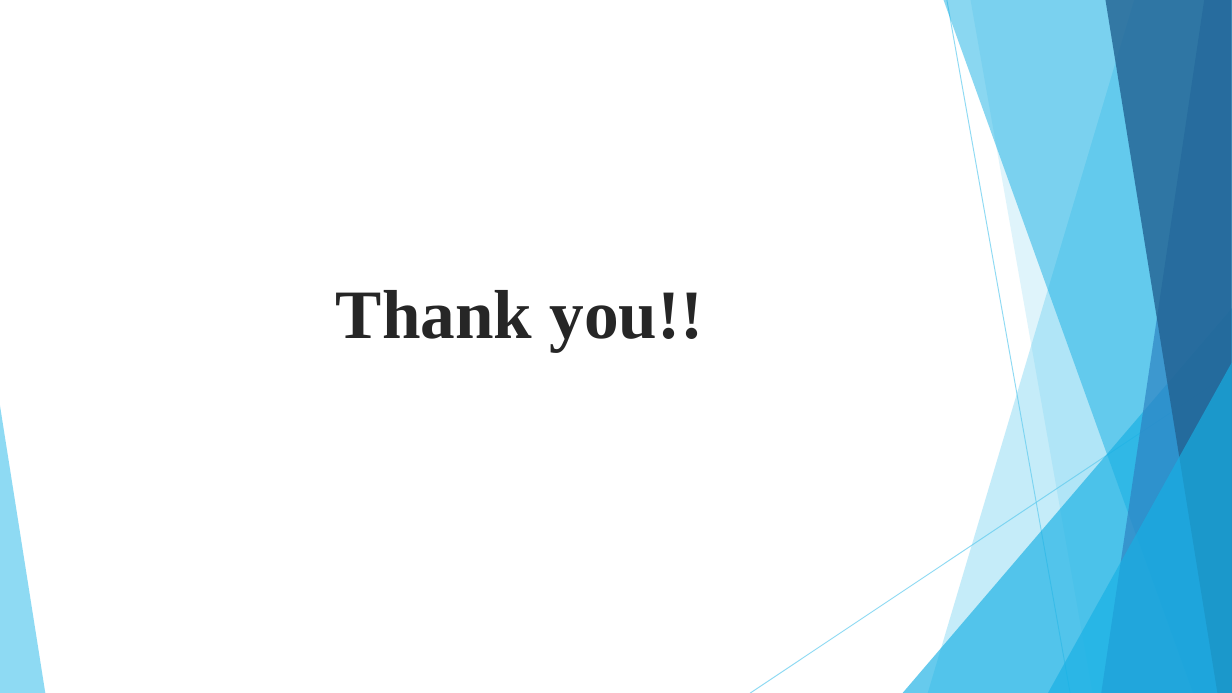
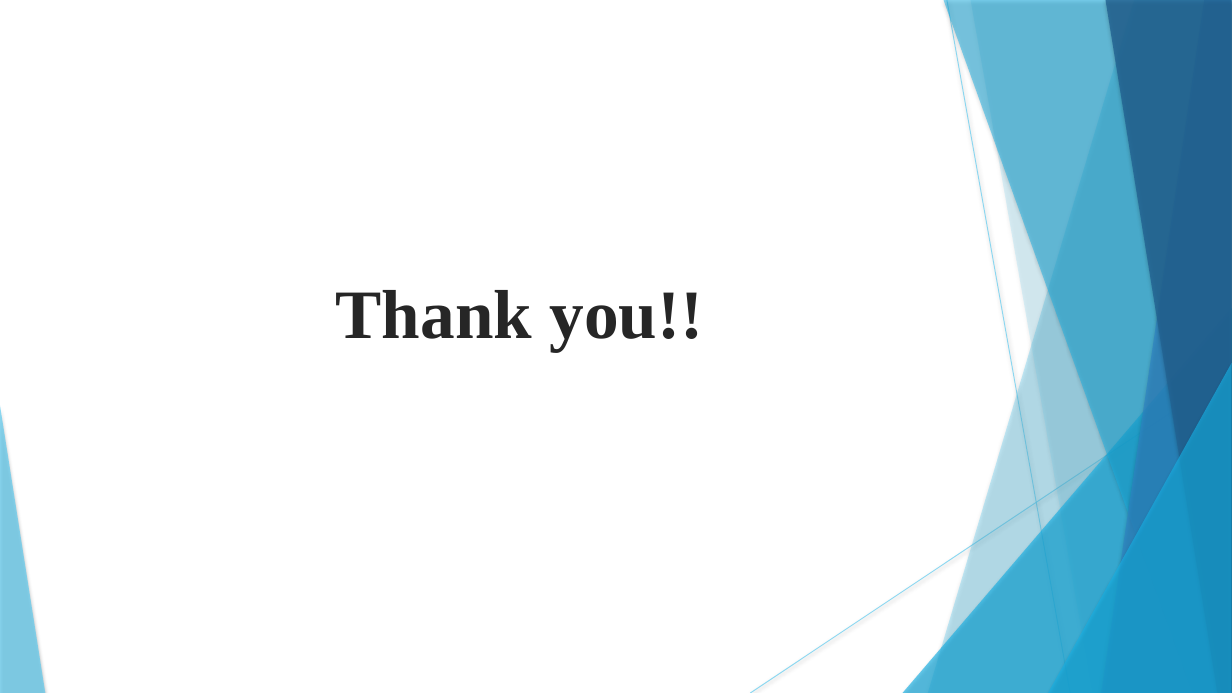
Before and after one commit to KojuOrg/E-Mart-Document, a slide deck: slide 14 of Proposal/Presentation/ProposalSlide.pptx. Drawn at 1232x693 pixels with LibreOffice and Linux fonts; fonts in the diff are those of the drawing. Boxes give left, top, right and bottom in pixels: in the first picture for what was removed or moved away, otherwise in the second. Text is boxed around its words. In the diff, an @@ line names an element or a change of style, - is before the commit and + after.

```diff
--- a/Proposal/Presentation/ProposalSlide.pptx
+++ b/Proposal/Presentation/ProposalSlide.pptx
@@ line (947, 0) - (1070, 693): stroke #5FCBEF 0.75 pt to #5FCBEF 0.74 pt @@
@@ freeform shape at bbox=[970, 0, 1232, 693]: shadow on; outline redrawn @@
@@ line (1232, 372) - (750, 693): stroke #5FCBEF 0.75 pt to #5FCBEF 0.74 pt @@
@@ shadow on in 7 elements at bbox=[928, 0, 1232, 693], bbox=[903, 308, 1232, 693], bbox=[944, 0, 1232, 693], bbox=[1102, 0, 1232, 693], bbox=[1105, 0, 1232, 693], bbox=[1048, 363, 1232, 693], bbox=[0, 406, 45, 693] @@
```
Also in this commit, not shown: 13 other slides changed.
